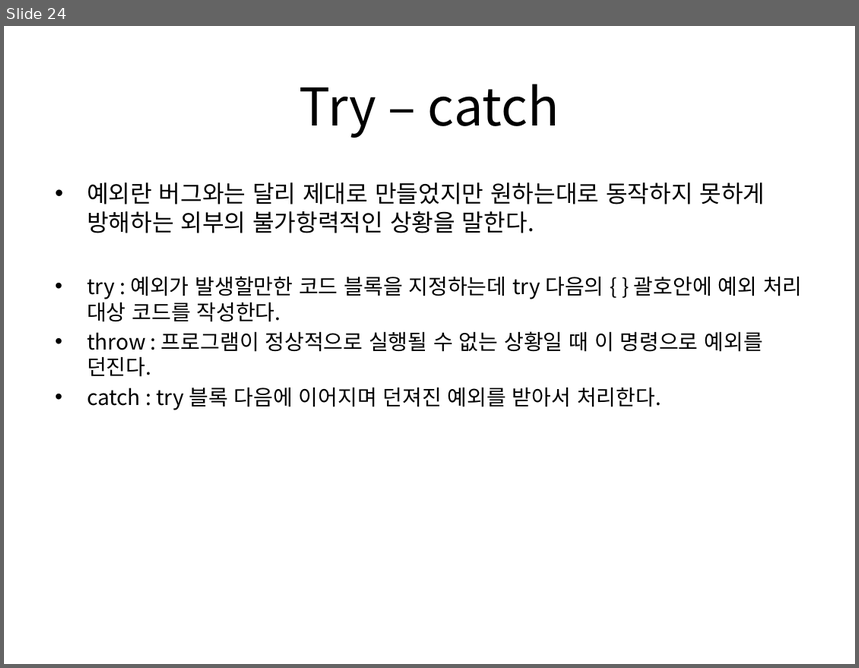
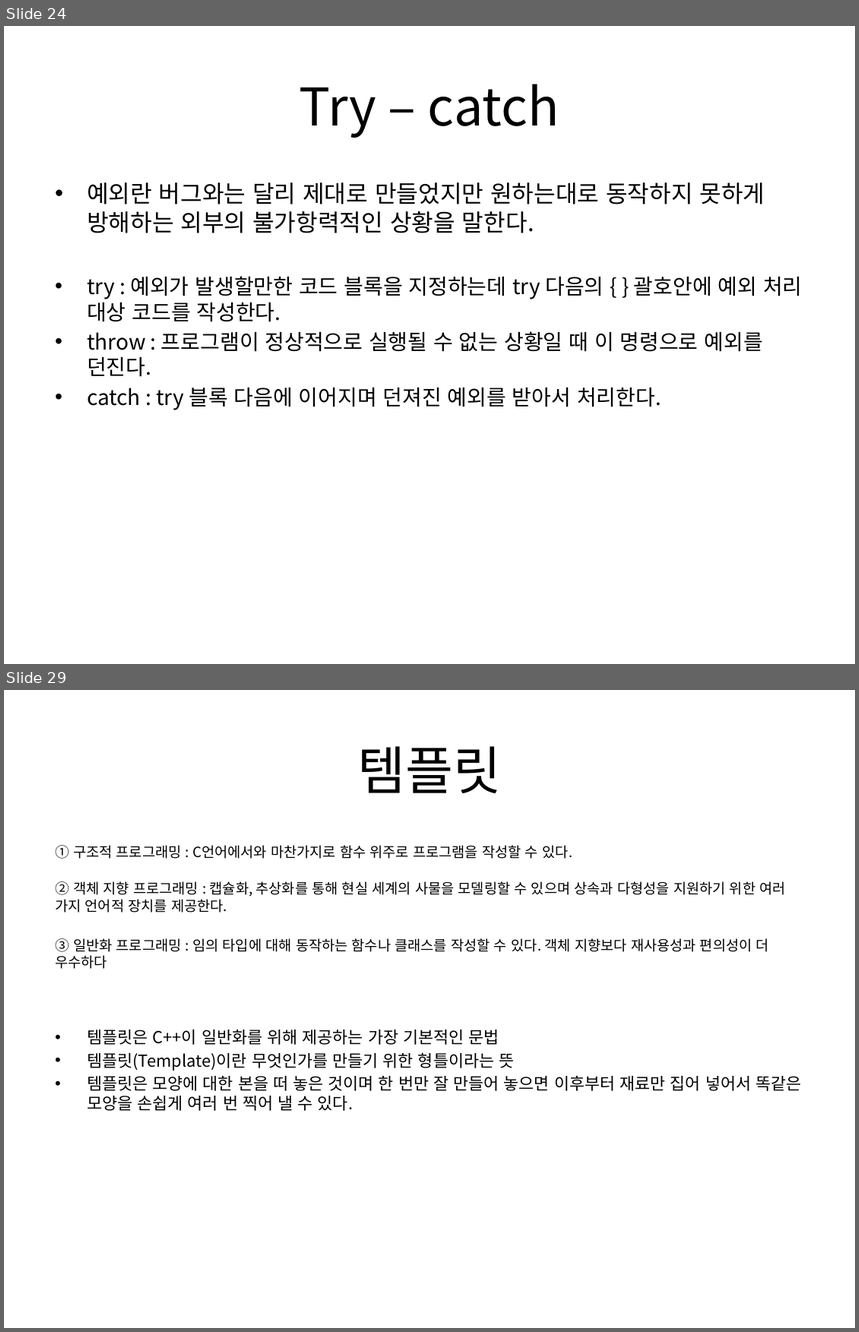
Before and after one commit to mystous/DSLab_Algo_Seminar, a slide deck: 001. 세미나 자료/02.2015/01. 1차시/Kim_DoHyeong_syntax1.pptx. Shown one above the other, each under a label of ours: slide 24 before the commit, slides 24 and 29 after it; the slides between them are not shown. The pictures are 859x668 and 859x1332 pixels, drawn with LibreOffice and Linux fonts; fonts in the diff are those of the drawing. Boxes give left, top, right and bottom in pixels: in the first picture for what was removed or moved away, otherwise in the second. Text is boxed around its words. In the diff, an @@ line names an element or a change of style, - is before the commit and + after.

Commit message:
ppt

```diff
--- a/001. 세미나 자료/02.2015/01. 1차시/Kim_DoHyeong_syntax1.pptx
+++ b/001. 세미나 자료/02.2015/01. 1차시/Kim_DoHyeong_syntax1.pptx
@@ slide 29 added at [4, 690, 855, 1328], background #FFFFFF @@
@@ title added at [357, 746, 501, 793], 44 pt, text #000000 @@
+템플릿
@@ text added at [55, 845, 801, 1111], 12 pt, text #000000 @@
+① 구조적 프로그래밍 : C언어에서와 마찬가지로 함수 위주로 프로그램을 작성할 수 있다.
+② 객체 지향 프로그래밍 : 캡슐화, 추상화를 통해 현실 세계의 사물을 모델링할 수 있으며 상속과 다형성을 지원하기 위한 여러 가지 언어적 장치를 제공한다.
+③ 일반화 프로그래밍 : 임의 타입에 대해 동작하는 함수나 클래스를 작성할 수 있다. 객체 지향보다 재사용성과 편의성이 더 우수하다
+• 템플릿은 C++이 일반화를 위해 제공하는 가장 기본적인 문법
+• 템플릿(Template)이란 무엇인가를 만들기 위한 형틀이라는 뜻
+• 템플릿은 모양에 대한 본을 떠 놓은 것이며 한 번만 잘 만들어 놓으면 이후부터 재료만 집어 넣어서 똑같은 모양을 손쉽게 여러 번 찍어 낼 수 있다.
```
Also in this commit, not shown: 6 other slides added, 4 slides removed.
